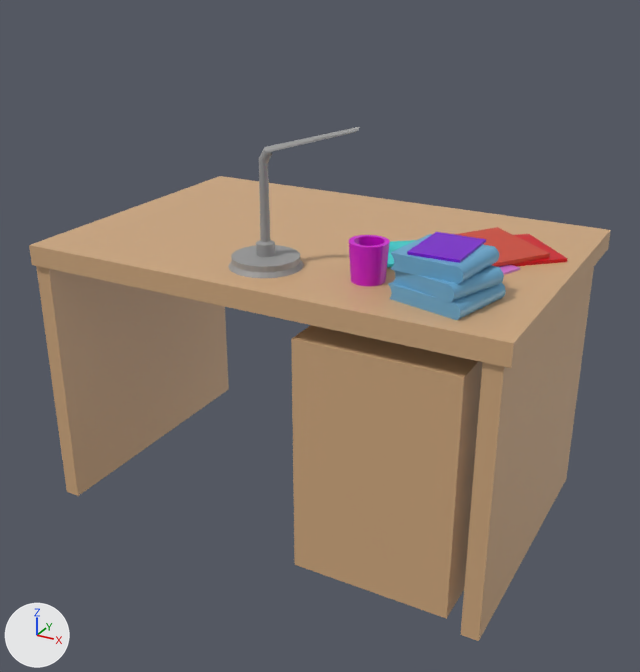
An edit to the COLLADA model bedroom-models/desk-colored.dae, drawn before and after from the same camera.
The view is the same before and after, from a 50 mm camera at (1.39, -3.17, 1.88) aimed at (-0.09, -0.49, 0.54). Arrows for +X, +Y and +Z are at lower left; the lights stay in place. Where no turn or scale is listed for an object, it has been applied to the vertices.
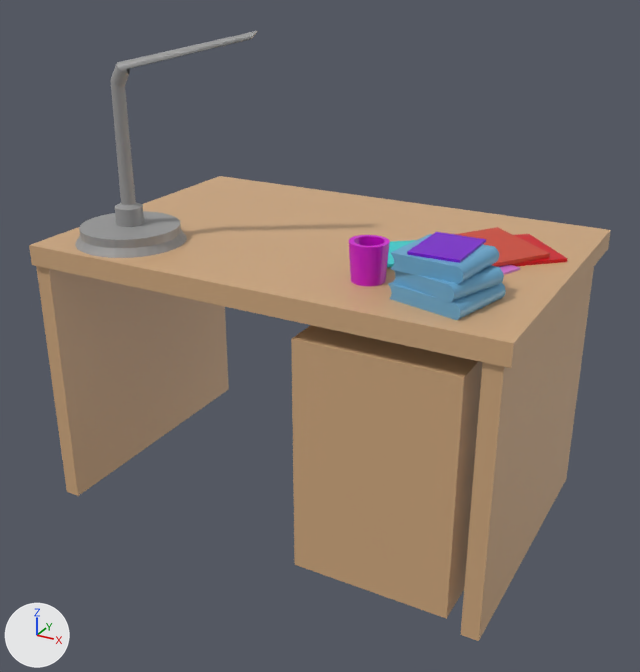
Boxes (x1, y1, x2, y2) around the edits, measured in the pictures (640 x 672 px):
'Cylinder_001', moved, rescaled (38% wider, 50% taller): before (228, 127, 360, 278); after (75, 31, 258, 258)

The change, as a diff of the scene's bpy script:
```diff
--- a/bedroom-models/desk-colored.dae.py
+++ b/bedroom-models/desk-colored.dae.py
@@ ob_cylinder_001 @@
 ob_cylinder_001 = bpy.data.objects.new('Cylinder_001', me_cylinder_004)
-ob_cylinder_001.location = (-0.136, -0.779, 0.939)
+ob_cylinder_001.location = (-0.713, -0.779, 0.965)
 ob_cylinder_001.rotation_euler = (3.142, 0.0, 0.0)  # degrees (180, 0, 0)
-ob_cylinder_001.scale = (-0.0438, 0.0438, 0.0438)
+ob_cylinder_001.scale = (-0.0686, 0.0686, 0.0686)
```
